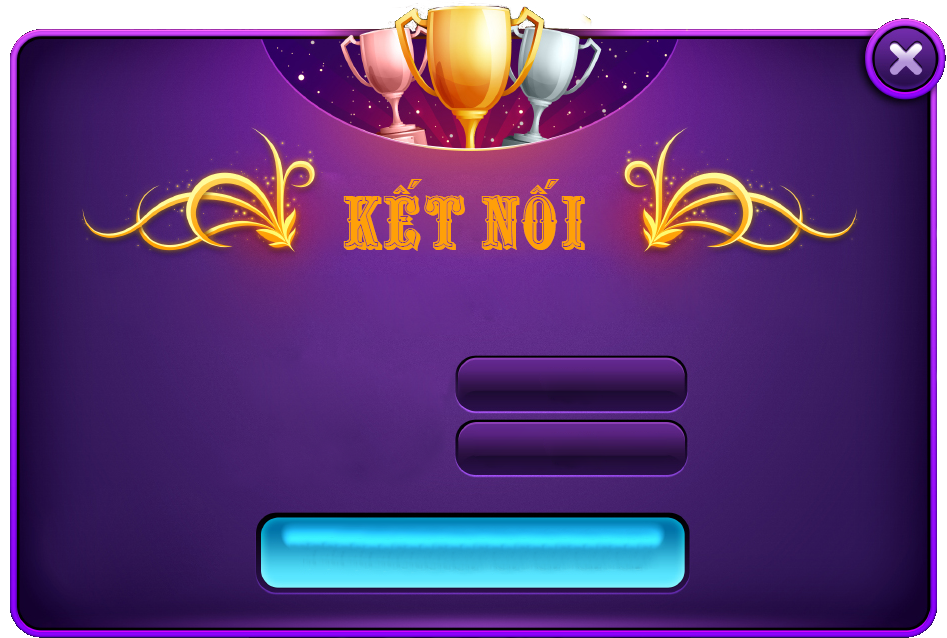
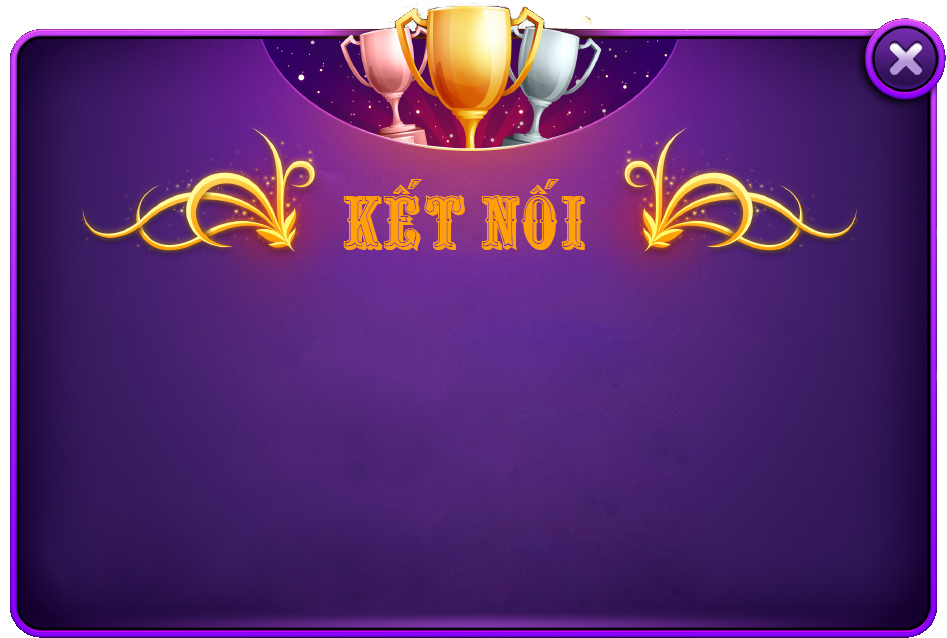
Layer changes from the first 947px x 638px image to the second:
removed layer "Layer 2" over [882, 18, 946, 77]
painted on "Layer 1" over [236, 315, 721, 614]
